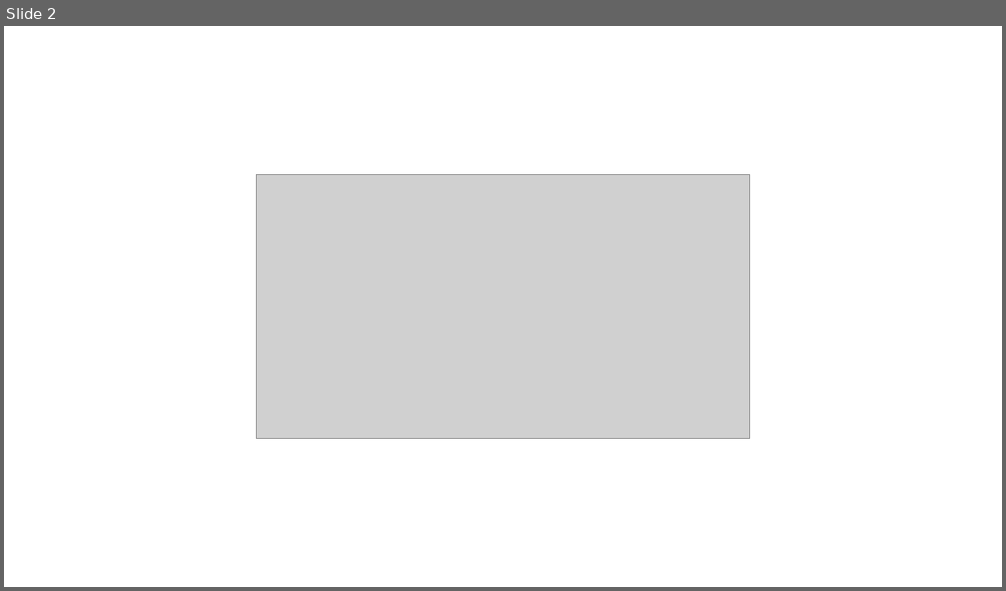
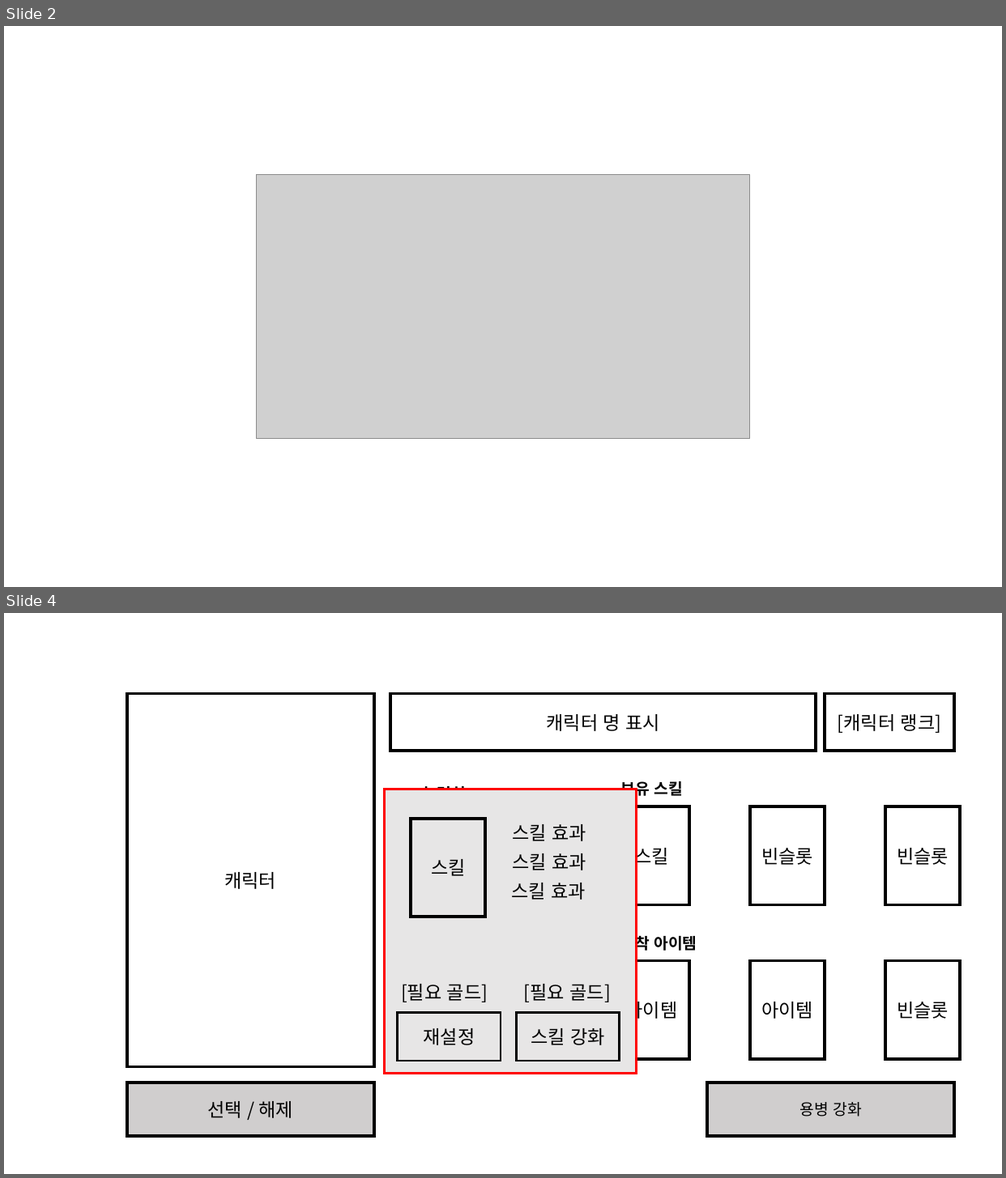
Before and after one commit to graduprojct/basefile, a slide deck: 문서/기획서 자료.pptx. Shown one above the other, each under a label of ours: slide 2 before the commit, slides 2 and 4 after it; the slides between them are not shown. The pictures are 1006x591 and 1006x1178 pixels, drawn with LibreOffice and Linux fonts; fonts in the diff are those of the drawing; grey boxes stand for pictures. Boxes give left, top, right and bottom in pixels: in the first picture for what was removed or moved away, otherwise in the second. Text is boxed around its words. In the diff, an @@ line names an element or a change of style, - is before the commit and + after.

Commit message:
캐릭터 강화 내용 추가
캐릭터 강화 관련 내용 추가 및 캐릭터 정보 관련 내용 일부 추가

```diff
--- a/문서/기획서 자료.pptx
+++ b/문서/기획서 자료.pptx
@@ slide 4 added at (4, 613, 1002, 1174), background #FFFFFF @@
@@ rectangle added at (127, 694, 374, 1067), outline #000000 3 pt, 18 pt, text #000000 @@
+캐릭터
@@ rectangle added at (391, 694, 816, 752), outline #000000 3 pt, 18 pt, text #000000 @@
+캐릭터 명 표시
@@ rectangle added at (825, 694, 954, 752), outline #000000 3 pt, 18 pt, text #000000 @@
+[캐릭터 랭크]
@@ text added at (621, 781, 682, 800), 15 pt, text #000000, bold @@
+보유 스킬
@@ text added at (423, 786, 466, 790), 15 pt, text #000000, bold @@
+능력치
@@ rectangle added at (614, 807, 689, 905), outline #000000 3 pt, 18 pt, text #000000 @@
+스킬
@@ rectangle added at (750, 807, 825, 905), outline #000000 3 pt, 18 pt, text #000000 @@
+빈슬롯
@@ rectangle added at (886, 807, 961, 905), outline #000000 3 pt, 18 pt, text #000000 @@
+빈슬롯
@@ text added at (621, 933, 697, 954), 15 pt, text #000000, bold @@
+장착 아이템
@@ rectangle added at (614, 961, 689, 1059), outline #000000 3 pt, 18 pt, text #000000 @@
+아이템
@@ rectangle added at (750, 961, 825, 1059), outline #000000 3 pt, 18 pt, text #000000 @@
+아이템
@@ rectangle added at (886, 961, 961, 1059), outline #000000 3 pt, 18 pt, text #000000 @@
+빈슬롯
@@ group added at (385, 789, 637, 1073): 5 texts, 4 rectangles @@
+스킬
+스킬 효과
+스킬 효과
+스킬 효과
+재설정
+스킬 강화
+[필요 골드]
+[필요 골드]
@@ rectangle added at (127, 1083, 374, 1136), fill #D0CECE, outline #000000 3 pt, 18 pt, text #000000 @@
+선택 / 해제
@@ rectangle added at (708, 1083, 955, 1136), fill #D0CECE, outline #000000 3 pt, 15 pt, text #000000 @@
+용병 강화
```
Also in this commit, not shown: 2 other slides added, 1 other file.
